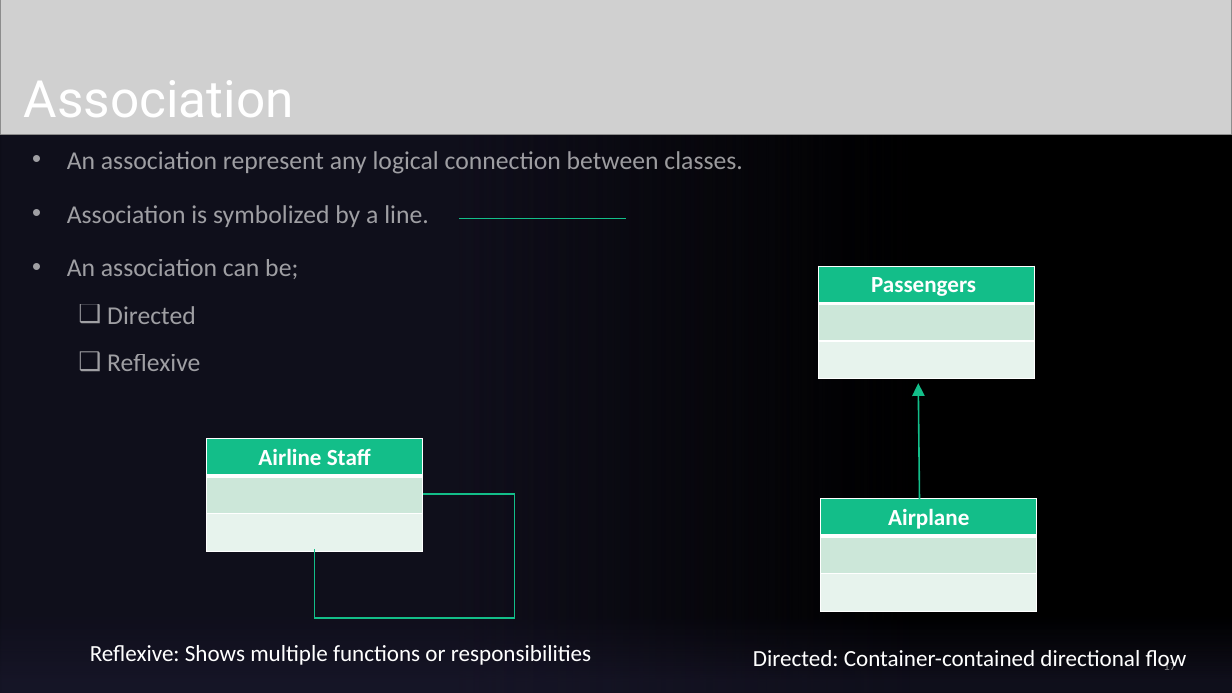
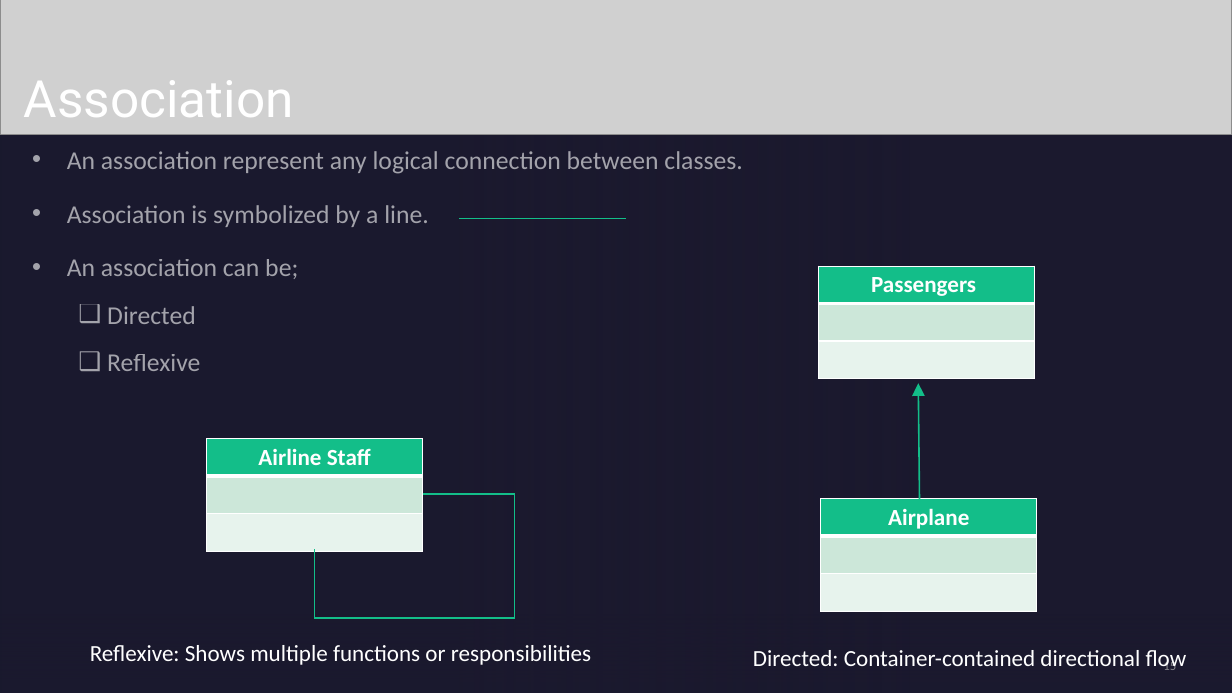
Before and after one commit to draidyn/ATMApplication, a slide deck: slide 15 of FinalPresentationClassDiagram.pptx (slide 17 before the commit). Drawn at 1232x693 pixels with LibreOffice and Linux fonts; fonts in the diff are those of the drawing; grey boxes stand for pictures. Boxes give left, top, right and bottom in pixels: in the first picture for what was removed or moved away, otherwise in the second. Text is boxed around its words. In the diff, an @@ line names an element or a change of style, - is before the commit and + after.

Commit message:
unified the theme of the slide layout

```diff
--- a/FinalPresentationClassDiagram.pptx
+++ b/FinalPresentationClassDiagram.pptx
@@ background #000000 to #1B192E @@
@@ page number at bbox=[1163, 659, 1176, 670]: text changed @@
-17
+15
```
Also in this commit, not shown: 9 other slides changed.
